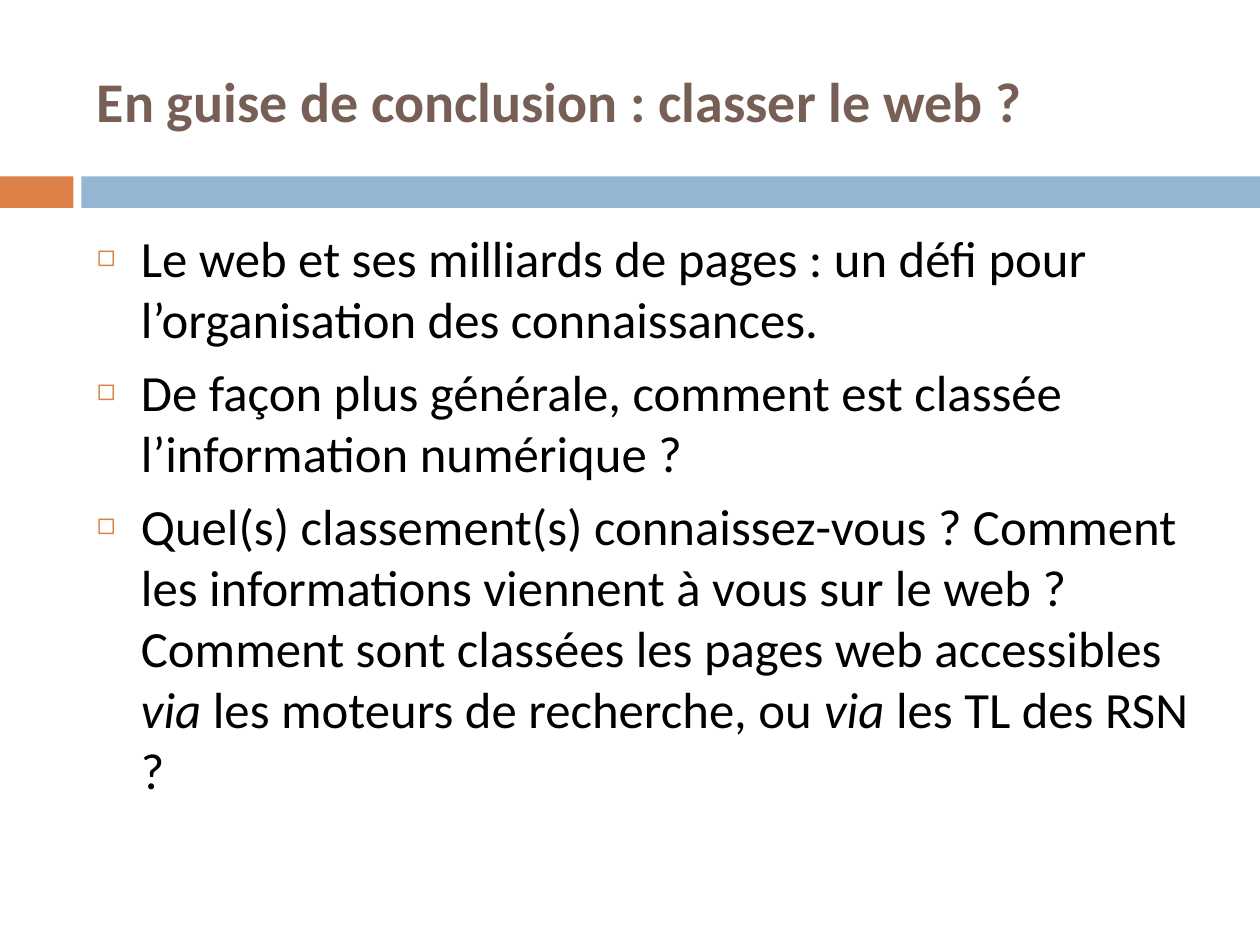
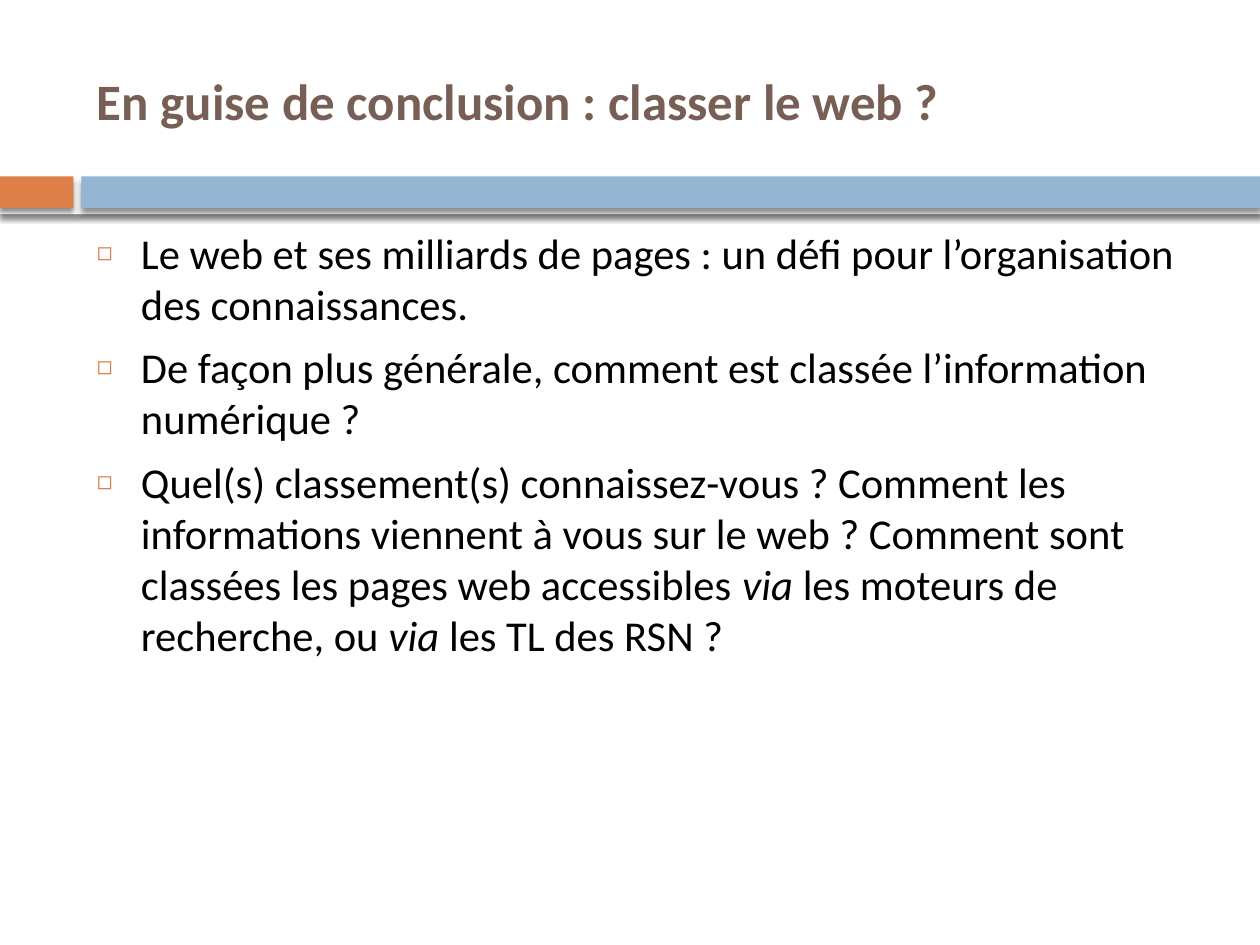
Before and after one commit to martyyann01/td_lyon3, a slide deck: slide 59 of Trait_Doc/Cours/Support_Cours.pptx. Drawn at 1260x945 pixels with LibreOffice and Linux fonts; fonts in the diff are those of the drawing. Boxes give left, top, right and bottom in pixels: in the first picture for what was removed or moved away, otherwise in the second. Text is boxed around its words. In the diff, an @@ line names an element or a change of style, - is before the commit and + after.

```diff
--- a/Trait_Doc/Cours/Support_Cours.pptx
+++ b/Trait_Doc/Cours/Support_Cours.pptx
@@ text "En guise de conclusion : ..." at [97,84,904,129]: size 32 to 29.1 pt @@
@@ rectangle at [0,176,73,208]: shadow on @@
@@ rectangle added at [0,170,1260,214], fill #FFFFFF @@
@@ rectangle at [82,176,1260,208]: shadow on @@
@@ text "Le web et ses milliards ..." at [141,239,1174,657]: size 29 to 24.4 pt @@
```
Also in this commit, not shown: 72 other slides changed, 19 other files.
